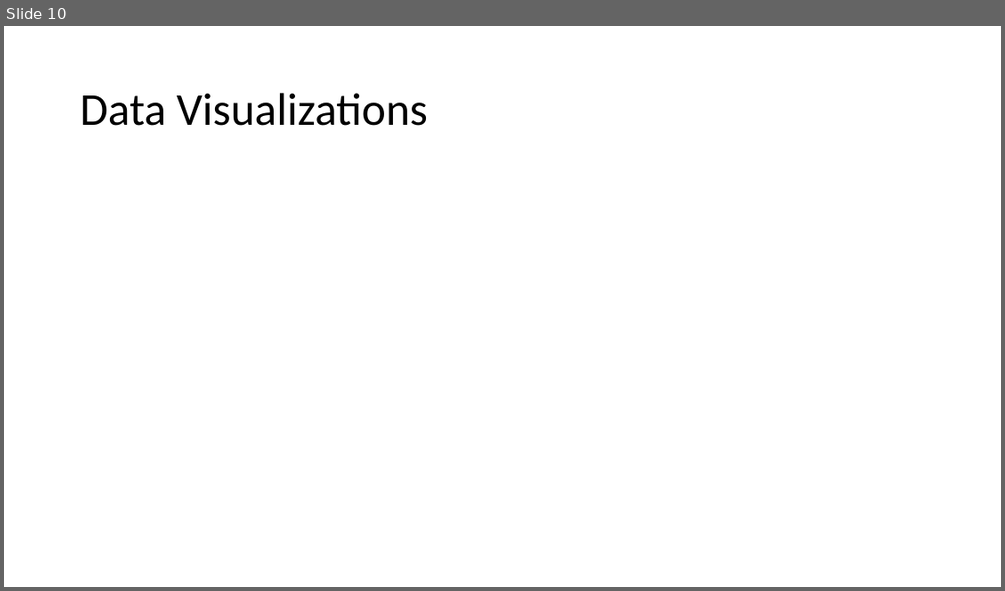
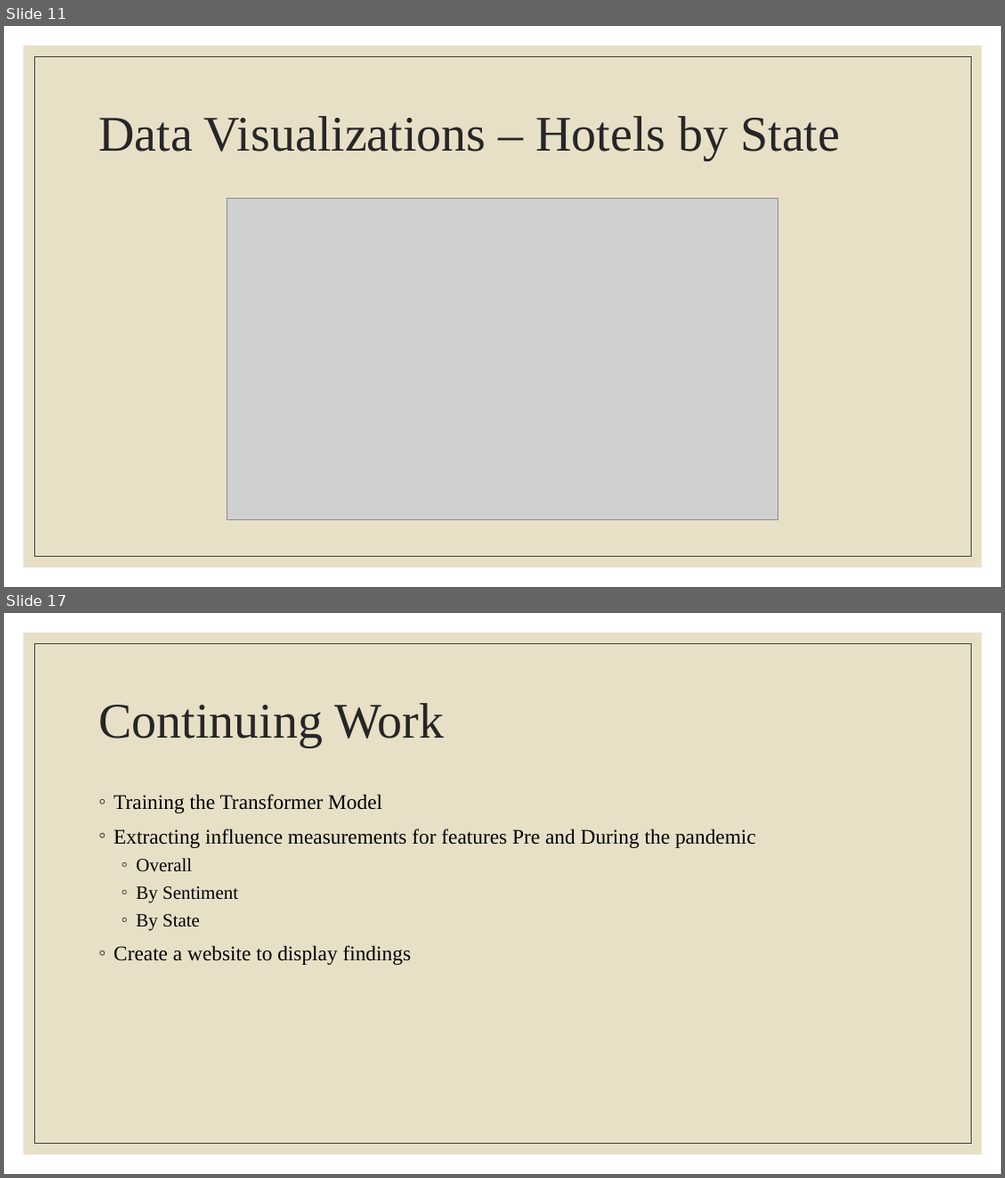
Before and after one commit to m-mcdougall/Capstone-DATS6501, a slide deck: Capstone Presentation.pptx. Shown one above the other, each under a label of ours: slide 10 before the commit, slides 11 and 17 after it; the slides between them are not shown. The pictures are 1005x591 and 1005x1178 pixels, drawn with LibreOffice and Linux fonts; fonts in the diff are those of the drawing; grey boxes stand for pictures. Boxes give left, top, right and bottom in pixels: in the first picture for what was removed or moved away, otherwise in the second. Text is boxed around its words. In the diff, an @@ line names an element or a change of style, - is before the commit and + after.

```diff
--- a/Capstone Presentation.pptx
+++ b/Capstone Presentation.pptx
@@ slide 17 added at (4,613,1001,1174), background #FFFFFF; not listed: 2 template elements that a slide beside it also shows @@
@@ title added at (98,703,444,747), 48 pt, text #262626 @@
+Continuing Work
@@ text added at (113,794,756,965), 20 pt, text #000000 @@
+◦ Training the Transformer Model
+◦ Extracting influence measurements for features Pre and During the pandemic
+  ◦ Overall
+  ◦ By Sentiment
+  ◦ By State
+◦ Create a website to display findings
@@ what was slide 10 is now slide 11 @@
@@ slide 11 changed as well @@
@@ rectangle added at (24,46,982,567), fill #E7E0C7 @@
@@ rectangle added at (34,56,971,556), outline #404040 0.5 pt @@
@@ title at (98,116,840,160): text changed; size 44 to 48 pt; font Calibri to Times New Roman; text colour #000000 to #262626 @@
-Data Visualizations
+Data Visualizations – Hotels by State
@@ picture added at (227,198,778,520) @@
```
Also in this commit, not shown: 5 other slides changed, 16 other slides added, 4 slides removed, 4 other files.
